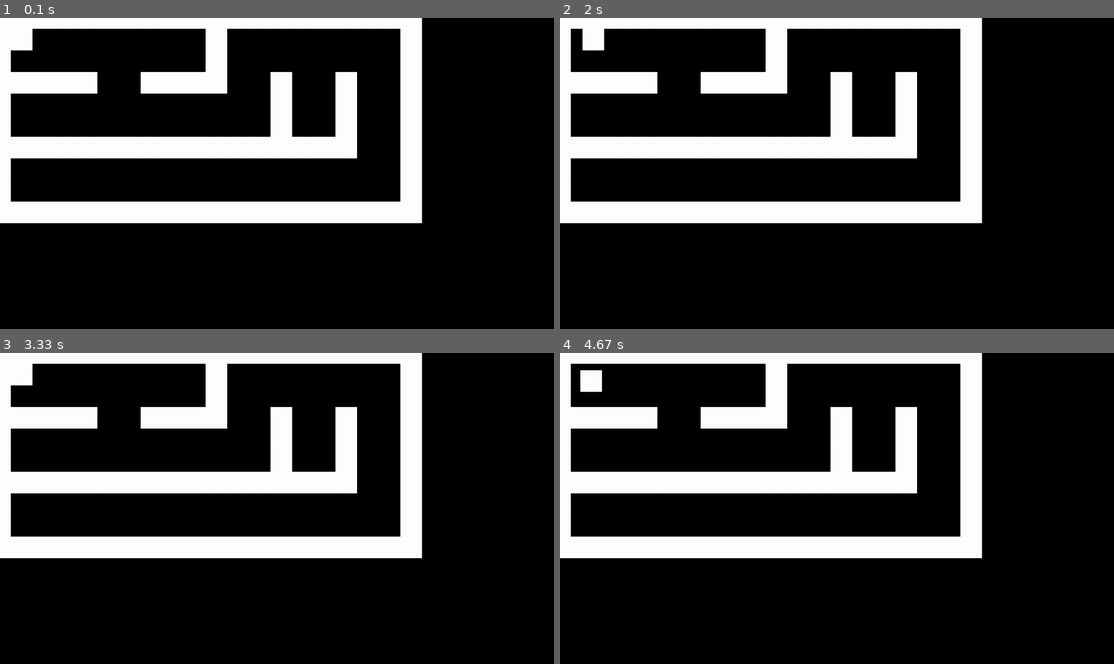
Above: before the commit, frames 1-4 (two rows, left to right).
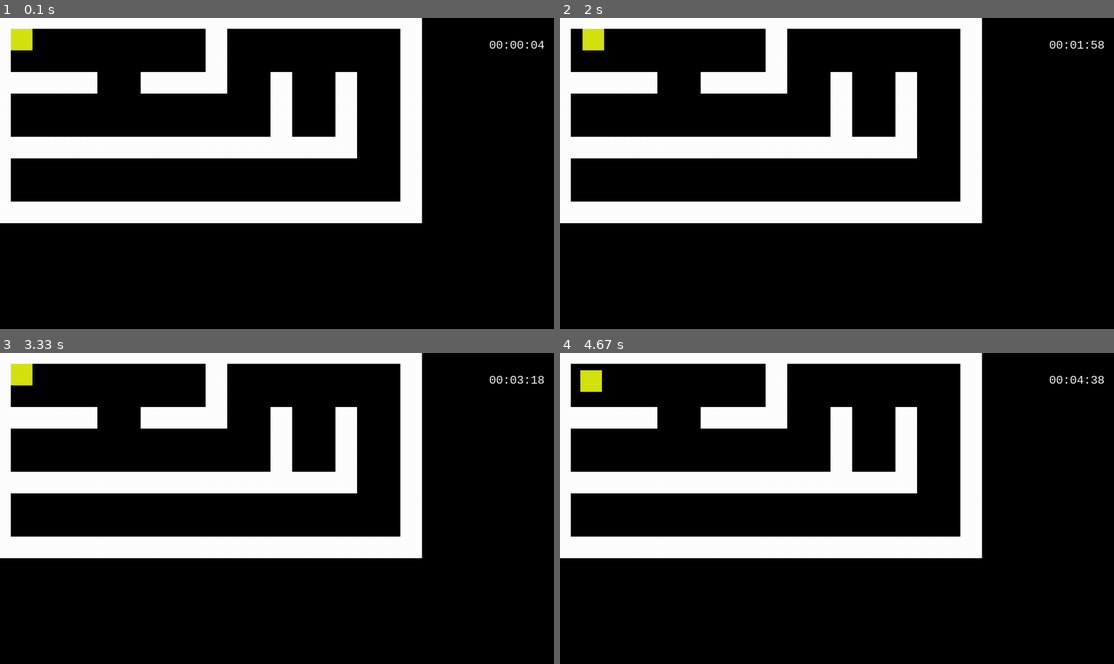
Above: after the commit, the same moments.

Repository: YousefIbrahimkhil/pygame
Game: pygame game, started from game.py
Same seed, same stepped clock (60 frames per second), same inputs: the game is played once before the commit and once after it.
Inputs:
- Up to frame 1 (0.1 s): no input
- Up to frame 2 (2 s): tap W at 0.33 s; hold Right 0.67-1.13 s; hold Up 1.17-1.47 s; hold Right 1.5-1.97 s
- Up to frame 3 (3.33 s): hold Left 2-2.53 s; hold Down 2.57-2.87 s; hold Left 2.9-3.3 s
- Up to frame 4 (4.67 s): hold Up 3.33-3.7 s; hold Right 3.73-4.37 s; hold Down from 4.4 s (still down)

The runs differ from the first frame. In frame 1, 0.4% of the frame differs, in the area x 1-99%, y 3-11%; in frame 2, 0.4%; in frame 3, 0.4%; in frame 4, 0.4%.

Commit message:
Timer complete

Diff:
--- a/game.py
+++ b/game.py
@@ -14,6 +14,13 @@
 row = 0
 starting_x = 0
 starting_y = 0
+font = pygame.font.SysFont('Consolas', 30)
+counter = 0
+text = ""
+seconds = 0
+minutes = 0
+
+pygame.time.set_timer(pygame.USEREVENT, 1)
 
 def rectangle(start_x, start_y, size):
     x = start_x-(size/2)
@@ -41,8 +48,22 @@
     for event in pygame.event.get():
         if event.type == pygame.QUIT:
             running = False
+        if event.type == pygame.USEREVENT:
+            counter += 1
+            milliseconds = 60 * (counter / 1000)
+            if counter > 1000:
+                seconds += 1
+                counter = 0
+                milliseconds = 0
+            if seconds > 59:
+                minutes += 1
+                seconds = 0
+            text = str(minutes).zfill(2) + ":" + str(seconds).zfill(2) + ":" + str(int(milliseconds)).zfill(2)
+
+
 
     screen.fill("black")
+    screen.blit(font.render(text, True, (255, 255, 255)), (screen.get_width()-150, 48))
 
     count = 0
     row = 0
@@ -71,7 +92,7 @@
             print('YOU WON!')
             running = False
 
-    color = (255, 0, 0) if collide else (255, 255, 255)
+    color = (255, 0, 0) if collide else (213, 227, 16)
     pygame.draw.rect(screen, color, player_pos)
 
     keys = pygame.key.get_pressed()
